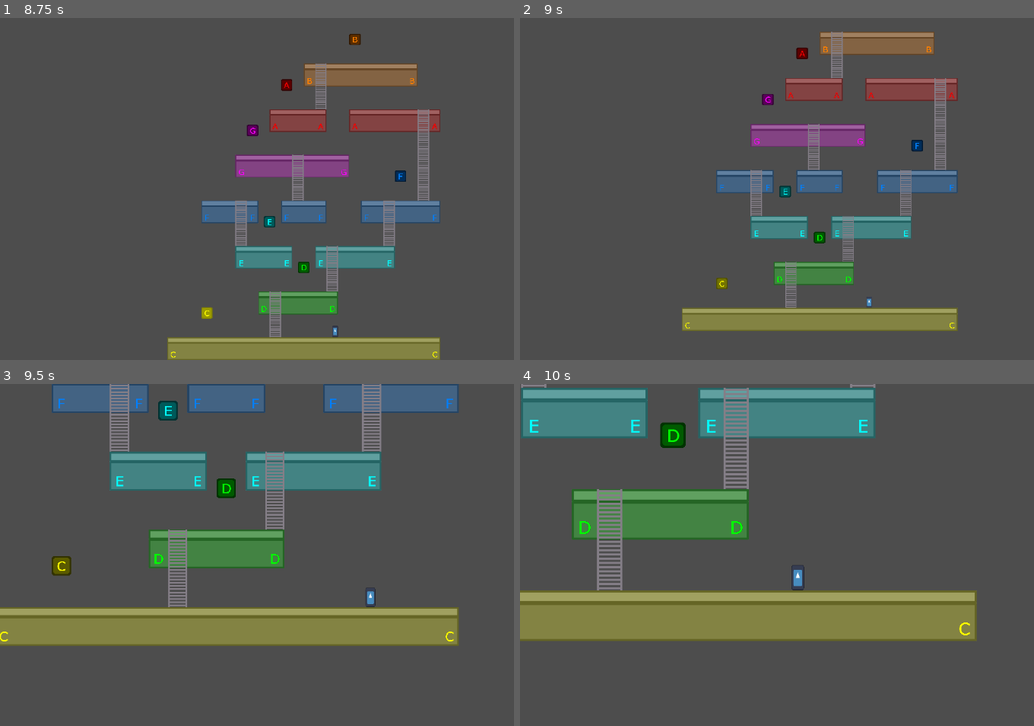
Above: before the commit, frames 1-4 (two rows, left to right).
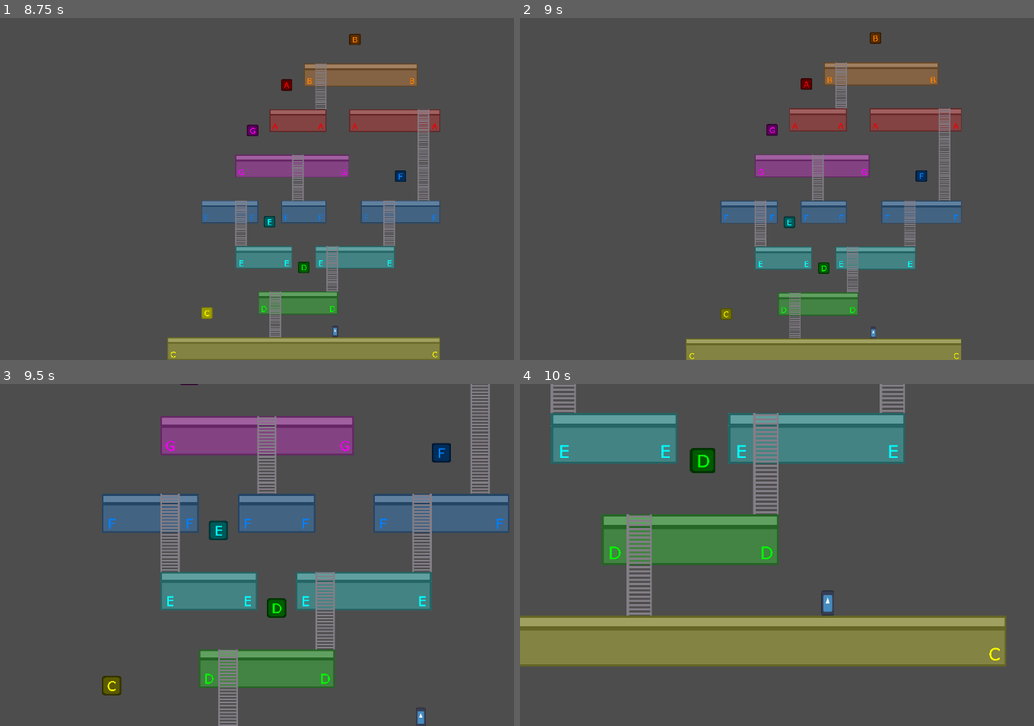
Above: after the commit, the same moments.

Repository: nicom7/game-off-2023
Game: Godot game, scene res://levels/world_a.tscn
The game is run twice, just before and just after one commit, with the same random seed, the same clock (stepped at 60 frames per second) and the same inputs. This scene is started directly instead of the project's main scene. The engine's default icon, where the game draws it, is replaced by a stand-in: a white triangle on a blue panel in a dark square.
Inputs:
- Up to frame 1 (8.75 s): tap Enter at 0.5, 6.5, 8 s; hold Right (ui_right) 0.53-2.03 s; tap U (A_note) at 0.6, 5.85 s; tap Space at 1.25, 7.25 s; tap I (B_note) at 1.35, 6.6 s; hold Left (ui_left) 2.03-2.78 s; tap O (C_note) at 2.1, 7.35 s; hold Right (ui_right) 2.78-4.28 s; tap P (D_note) at 2.85, 8.1 s; tap R (E_note) at 3.6 s; hold Left (ui_left) 4.28-5.03 s; tap T (F_note) at 4.35 s; hold Right (ui_right) 5.03-5.78 s; tap Y (G_note) at 5.1 s; hold Left (ui_left) 5.78-7.28 s; hold Right (ui_right) from 7.28 s (still down)
- Up to frame 2 (9 s): keep holding Right (ui_right); tap R (E_note) at 8.85 s
- Up to frame 3 (9.5 s): keep holding Right (ui_right)
- Up to frame 4 (10 s): release Right (ui_right) at 9.53 s; hold Left (ui_left) from 9.53 s (still down); tap T (F_note) at 9.6 s

Frame 1 is identical in both runs. In frame 2, 26% of the frame differs, in the area x 31-86%, y 4-100%; in frame 3, 45%, in the area x 0-100%, y 0-100%; in frame 4, 41%.

Commit message:
Add camera target node smoothing and easing

Diff:
--- a/game_objects/camera.gd
+++ b/game_objects/camera.gd
@@ -1,9 +1,19 @@
 extends Camera2D
 
-@export var target_node: Node2D
+@export_node_path("Node2D") var target_node_path: NodePath:
+	set(value):
+		target_node_path = value
+		if is_node_ready():
+			set_target_node(get_node(value))
+
+@export var move_speed: float = 1
+@export var position_easing: Curve = Curve.new()
+
 @export var target_zoom: Vector2 = Vector2.ONE:
+	get:
+		return _target_zoom
 	set(value):
-		set_zoom_target(value, true)
+		set_target_zoom(value)
 
 @export var zoom_speed: float = 1
 @export var zoom_easing: Curve = Curve.new()
@@ -12,24 +22,53 @@
 var _previous_zoom: Vector2 = Vector2.ONE
 var _target_zoom: Vector2 = Vector2.ONE
 
+var _pos_cursor: float = 0
+var _previous_node: Node2D
+@onready var _target_node: Node2D = get_node(target_node_path)
+
+## Set the new node target to value. Set instant to true to bypass node easing and change target instantly.
+func set_target_node(value: Node2D, instant: bool = false) -> void:
+	if _target_node != value:
+		_previous_node = _target_node
+		_target_node = value
+		if instant:
+			_previous_node = _target_node
+		_pos_cursor = 0
+
 ## Set the new zoom target to value. Set instant to true to bypass zoom easing and change zoom instantly.
-func set_zoom_target(value: Vector2, instant: bool = false) -> void:
-		if _target_zoom != value:
+func set_target_zoom(value: Vector2, instant: bool = false) -> void:
+	if _target_zoom != value:
+		_previous_zoom = _target_zoom
+		_target_zoom = value
+		if instant:
 			_previous_zoom = _target_zoom
-			_target_zoom = value
-			if instant:
-				_previous_zoom = _target_zoom
-			_zoom_cursor = 0
+		_zoom_cursor = 0
 
 # Called when the node enters the scene tree for the first time.
 func _ready() -> void:
-	zoom = target_zoom
+	set_target_node(_target_node, true)
+	set_target_zoom(_target_zoom, true)
 
 
 # Called every frame. 'delta' is the elapsed time since the previous frame.
 func _process(delta: float) -> void:
-	global_position = target_node.global_position
+	_update_position(delta)
+	_update_zoom(delta)
 
+func _update_position(delta: float) -> void:
+	if _target_node == null:
+		return
+
+	if _previous_node == null:
+		_previous_node = _target_node
+
+	var cursor = position_easing.sample_baked(_pos_cursor)
+	global_position.x = remap(cursor, 0, 1, _previous_node.global_position.x, _target_node.global_position.x)
+	global_position.y = remap(cursor, 0, 1, _previous_node.global_position.y, _target_node.global_position.y)
+
+	_pos_cursor = clampf(_pos_cursor + delta * move_speed, 0, 1)
+
+func _update_zoom(delta: float) -> void:
 	var cursor = zoom_easing.sample_baked(_zoom_cursor)
 	zoom.x = remap(cursor, 0, 1, _previous_zoom.x, _target_zoom.x)
 	zoom.y = remap(cursor, 0, 1, _previous_zoom.y, _target_zoom.y)
--- a/levels/world.gd
+++ b/levels/world.gd
@@ -24,8 +24,8 @@
 	_overview_zoom = Vector2.ONE * minf(_overview_zoom.x, _overview_zoom.y)
 	print("zoom ", _overview_zoom)
 
-	_camera.target_node = %CameraCenter
-	_camera.target_zoom = _overview_zoom
+	_camera.set_target_node(%CameraCenter, true)
+	_camera.set_target_zoom(_overview_zoom, true)
 	_camera.zoom = _overview_zoom
 
 
@@ -70,12 +70,12 @@
 		_camera.position_smoothing_enabled = true
 		_camera.drag_horizontal_enabled = true
 		_camera.drag_vertical_enabled = true
-		_camera.target_node = %Player
-		_camera.set_zoom_target(Vector2.ONE)
+		_camera.set_target_node(%Player)
+		_camera.set_target_zoom(Vector2.ONE)
 
 
 func _on_block_sequence_sequence_finished(valid) -> void:
 	_camera.drag_horizontal_enabled = false
 	_camera.drag_vertical_enabled = false
-	_camera.target_node = %CameraCenter
-	_camera.set_zoom_target(_overview_zoom)
+	_camera.set_target_node(%CameraCenter)
+	_camera.set_target_zoom(_overview_zoom)
--- a/levels/world_a.tscn
+++ b/levels/world_a.tscn
@@ -1,9 +1,13 @@
-[gd_scene load_steps=6 format=3 uid="uid://bgmrmwu61uqnt"]
+[gd_scene load_steps=7 format=3 uid="uid://bgmrmwu61uqnt"]
 
 [ext_resource type="PackedScene" uid="uid://b7huf0srkra04" path="res://levels/world.tscn" id="1_dlj7h"]
 [ext_resource type="TileSet" uid="uid://bm8j5kvkieyqj" path="res://tilesets/environment.tres" id="3_naekq"]
 [ext_resource type="PackedScene" uid="uid://knuujq4ac74r" path="res://game_objects/ladders/ladder.tscn" id="5_salg1"]
 [ext_resource type="PackedScene" uid="uid://dbwx5x1x0vi2d" path="res://game_objects/switch_blocks/switch_block.tscn" id="8_0rm1w"]
+
+[sub_resource type="Curve" id="Curve_1888p"]
+_data = [Vector2(0, 0), 0.0, 0.0, 0, 0, Vector2(1, 1), 0.0, 0.0, 0, 0]
+point_count = 2
 
 [sub_resource type="Curve" id="Curve_q2det"]
 _data = [Vector2(0, 0), 0.0, 0.0, 0, 0, Vector2(1, 1), 0.0, 0.0, 0, 0]
@@ -19,6 +23,9 @@
 position = Vector2(576, -96)
 
 [node name="Camera" parent="." index="3"]
+target_node_path = NodePath("../CameraCenter")
+move_speed = 1.2
+position_easing = SubResource("Curve_1888p")
 zoom_easing = SubResource("Curve_q2det")
 
 [node name="Platforms" type="TileMap" parent="Environment" index="1"]
